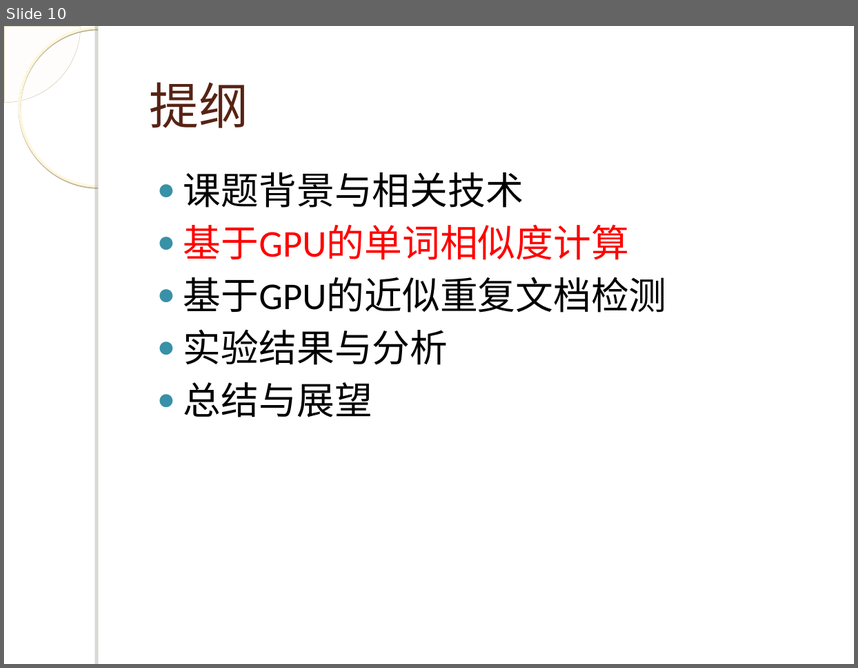
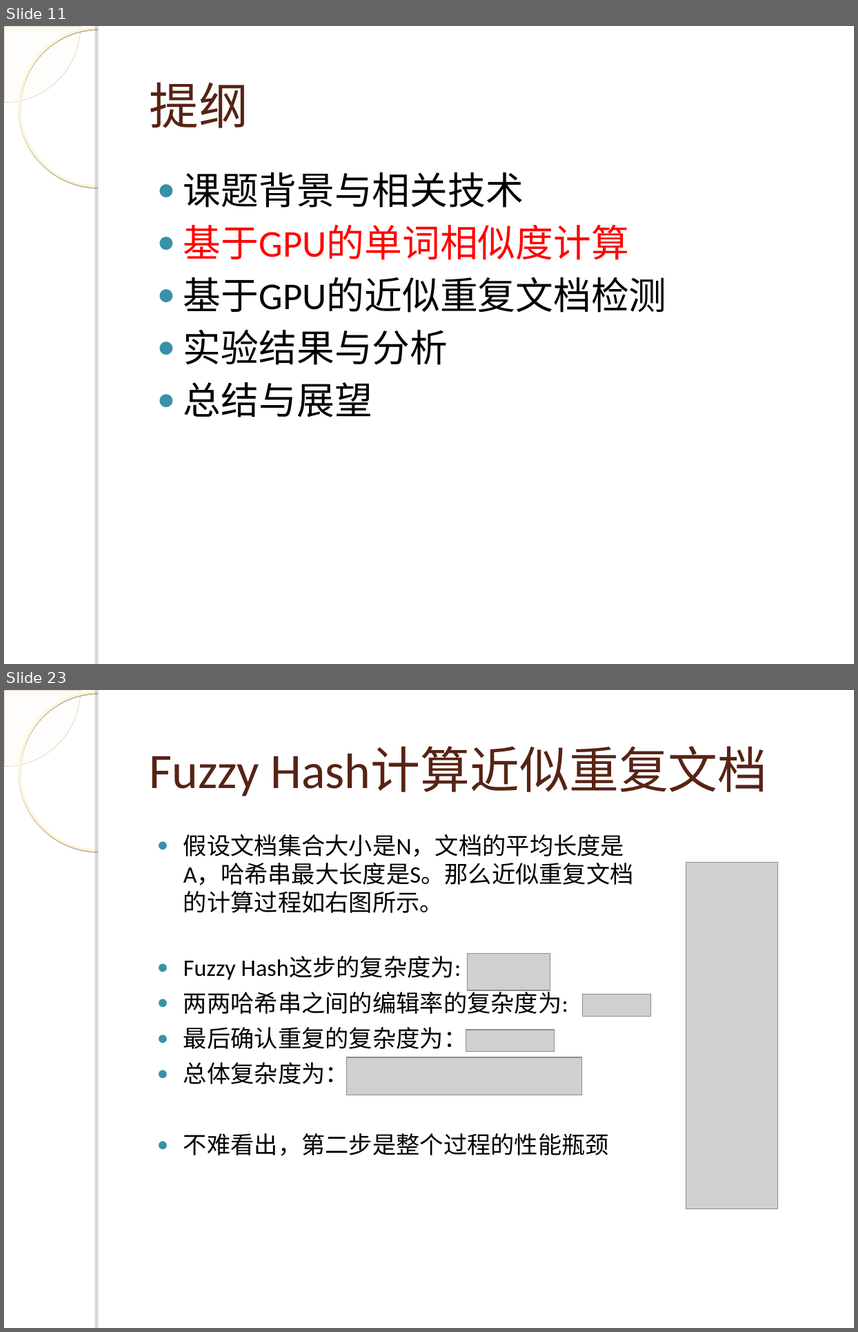
Before and after one commit to WangJunqiao/Tech-Study, a slide deck: 答辩.ppt. Shown one above the other, each under a label of ours: slide 10 before the commit, slides 11 and 23 after it; the slides between them are not shown. The pictures are 858x668 and 858x1332 pixels, drawn with LibreOffice and Linux fonts; fonts in the diff are those of the drawing; grey boxes stand for pictures; background and template pictures are left out. Boxes give left, top, right and bottom in pixels: in the first picture for what was removed or moved away, otherwise in the second. Text is boxed around its words. In the diff, an @@ line names an element or a change of style, - is before the commit and + after.

```diff
--- a/答辩.ppt
+++ b/答辩.ppt
@@ slide 23 added at (4,690,854,1328), background picture (left out); not listed: 4 template elements that a slide beside it also shows @@
@@ title added at (150,747,767,796), 42 pt, text #572314 @@
+Fuzzy Hash计算近似重复文档
@@ text added at (183,834,634,913), 20 pt, text #000000 @@
+● 假设文档集合大小是N，文档的平均长度是A，哈希串最大长度是S。那么近似重复文档的计算过程如右图所示。
@@ picture added at (686,862,777,1209) @@
@@ text added at (183,956,609,1156), 20 pt, text #000000 @@
+● Fuzzy Hash这步的复杂度为:
+● 两两哈希串之间的编辑率的复杂度为:
+● 最后确认重复的复杂度为：
+● 总体复杂度为：
+● 不难看出，第二步是整个过程的性能瓶颈
@@ picture added at (467,953,550,990) @@
@@ picture added at (582,994,650,1016) @@
@@ picture added at (466,1029,554,1052) @@
@@ picture added at (346,1057,582,1094) @@
@@ what was slide 10 is now slide 11 @@
```
Also in this commit, not shown: 4 slides changed, 24 other slides added, 1 slide removed, 1 other file.
